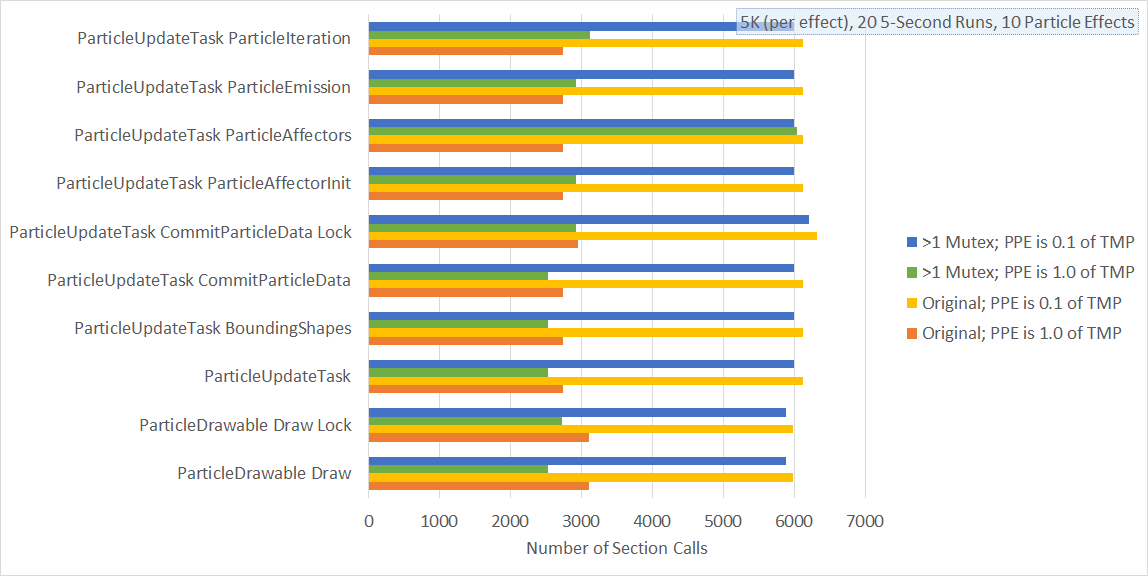
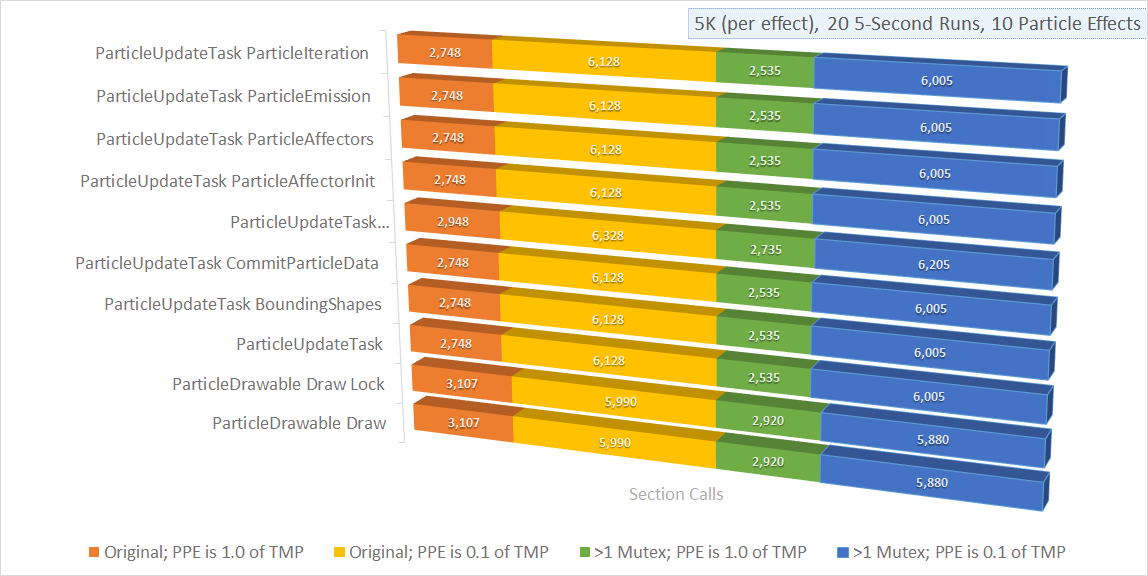
Layer changes from the first w=1148, h=576 image to the second:
added layer "Layer 2" above "Layer 1" over <box>10,8,1147,561</box>
